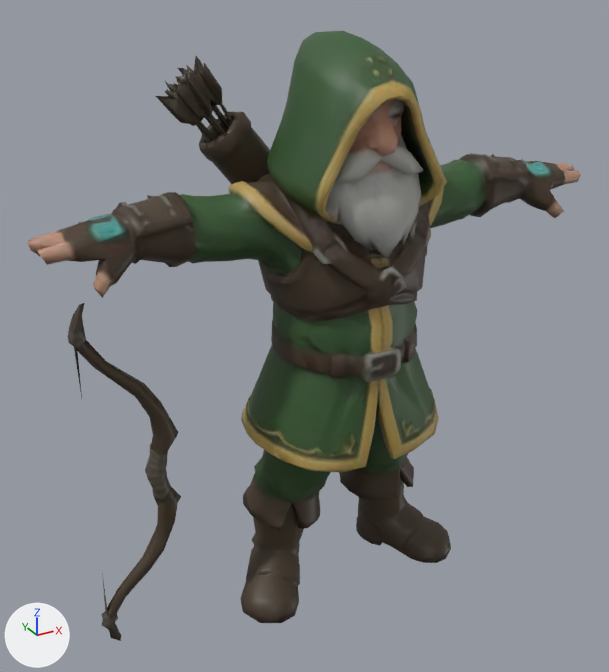
Renders of the glTF model assets/resources/Models/archer.glb from each side of a commit.
The view is the same before and after, from a 50 mm lens placed at (-0.701, -1.164, 1.071), pointed at (-0.049, 0.021, 0.479). Arrows for +X, +Y and +Z are at lower left; the lights stay in place. The first picture is the older version. Vertices at exactly the same position are counted once.

Objects in the first picture: 'tripo_node_1ef99899-1dcd-44a6-86a0-ddcbe2c0e1c7'.
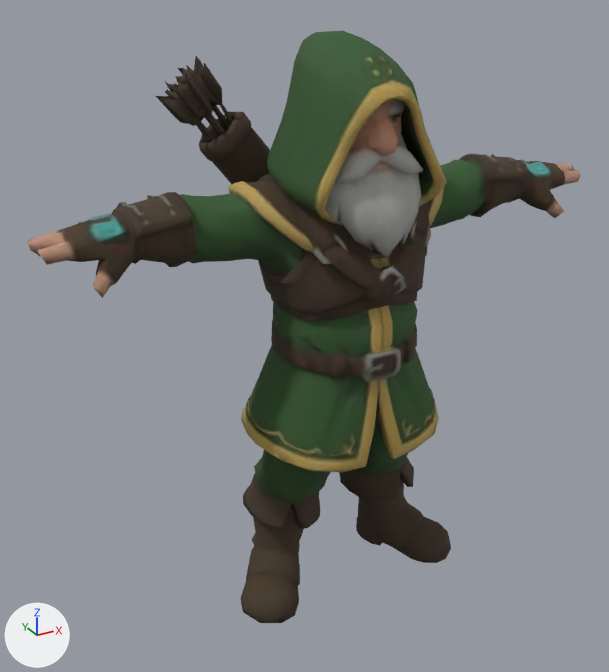
Pixel boxes [x1, y1, x2, y2] of what changed, in the pictures (609 x 672 px):
'tripo_node_1ef99899-1dcd-44a6-86a0-ddcbe2c0e1c7', reshaped
    before: [27, 30, 581, 641]
    after: [27, 30, 581, 623]
part 1 of me_meshes_0, deleted
    before: [67, 303, 181, 641]

What the commit changed:
Material 'tripo_mat_0f8de36f-e50b-4604-b276-c141fd8b5295' (mat_tripo_mat_0f8de36f_e50b_4604_b276_c141fd8b5295) is new.
Its texture is img_fantasy_archer_dwarf_3d_model_basecolor_jpg.
Its roughness is 0.9.
me_meshes_0 is used by ob_tripo_node_1ef99899_1dcd_44a6_86a0_ddcbe2c0e1c7; location (0.0, 0.0, 0.0).
me_meshes_0 had 3270 vertices, 6570 faces and spanned x -0.5..0.5, y -0.166..0.166, z 0.0..0.982.
me_meshes_0 no longer uses material mat_tripo_material_1ef99899_1dcd_44a6_86a0_ddcbe2c0e1c7 (picture img_fantasy_archer_dwarf_3d_model_basecolor_jpg).
me_meshes_0 now has 3122 vertices, 6280 faces and spans x -0.5..0.5, y -0.166..0.166, z 0.009..0.982.
me_meshes_0 part 1: the loose piece of 147 vertices spanning x -0.463..-0.303, y -0.036..0.007, z 0.0..0.626 is deleted.
Other edits to the shape of me_meshes_0 do not show in these pictures.
me_meshes_0 gains material mat_tripo_mat_0f8de36f_e50b_4604_b276_c141fd8b5295 (picture img_fantasy_archer_dwarf_3d_model_basecolor_jpg).
